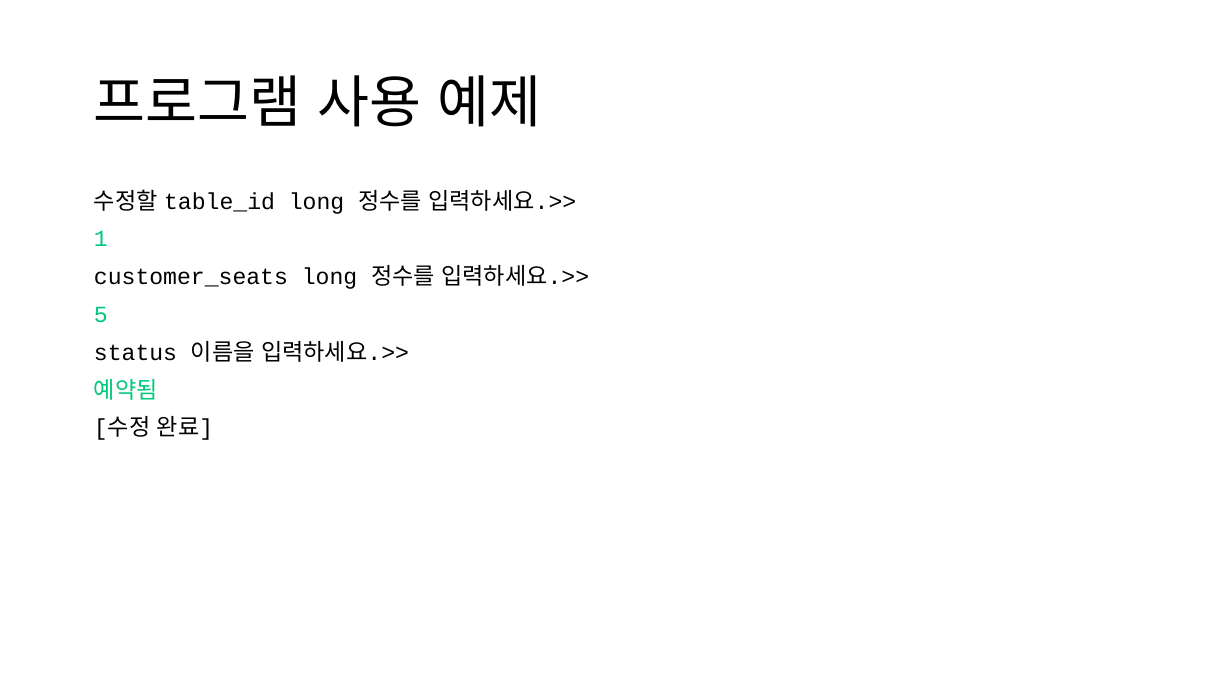
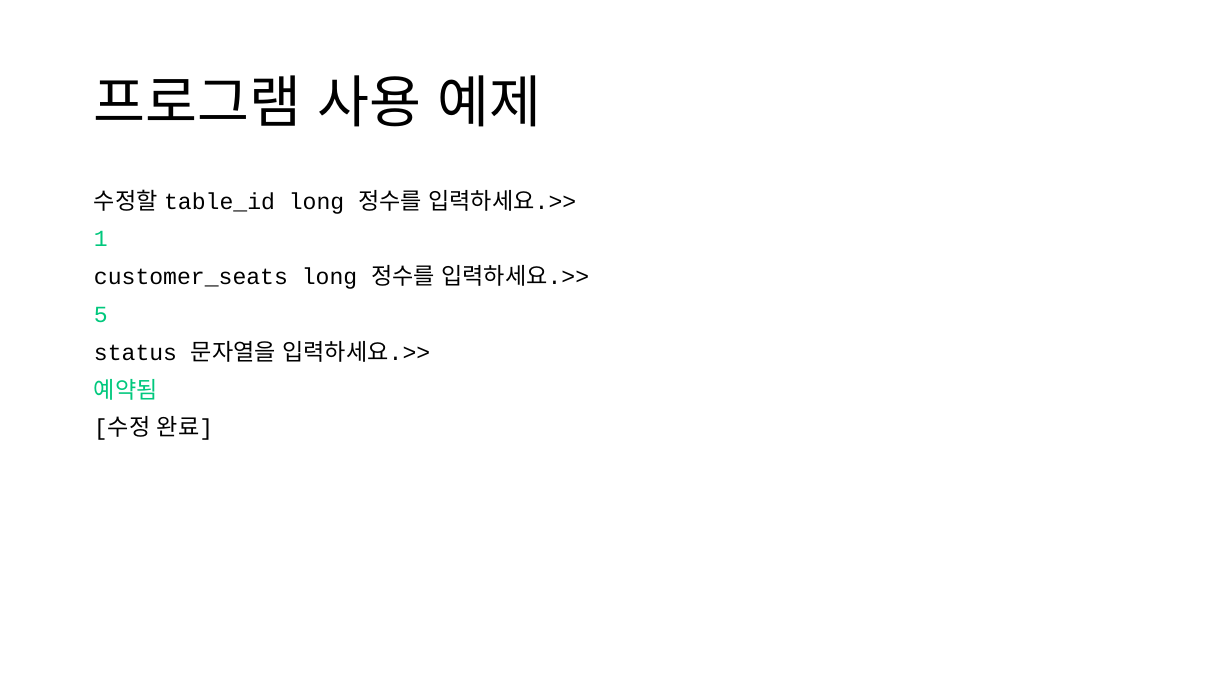
Before and after one commit to TaYaKi71751/gukbi, a slide deck: slide 18 of ppt/Oracle DB Project.pptx. Drawn at 1232x693 pixels with LibreOffice and Linux fonts; fonts in the diff are those of the drawing. Boxes give left, top, right and bottom in pixels: in the first picture for what was removed or moved away, otherwise in the second. Text is boxed around its words. In the diff, an @@ line names an element or a change of style, - is before the commit and + after.

```diff
--- a/ppt/Oracle DB Project.pptx
+++ b/ppt/Oracle DB Project.pptx
@@ text at (x1=94, y1=341, x2=430, y2=362): text changed @@
-status 이름을 입력하세요.>>
+status 문자열을 입력하세요.>>
```
Also in this commit, not shown: 3 other slides changed, 1 other file.
